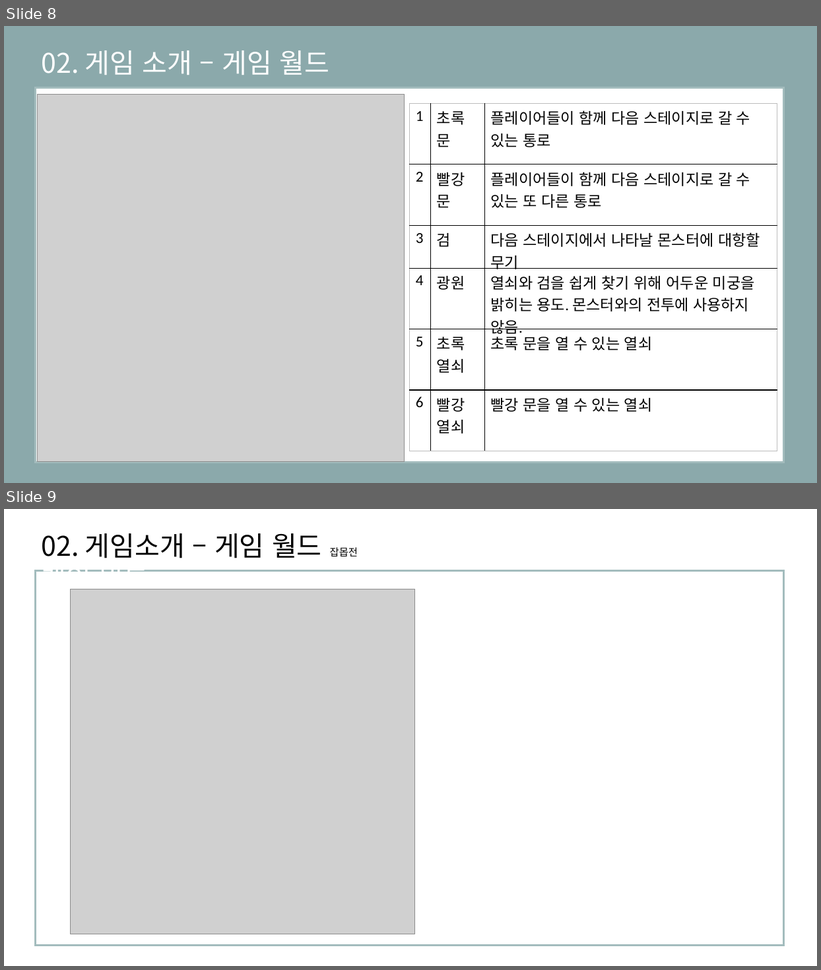
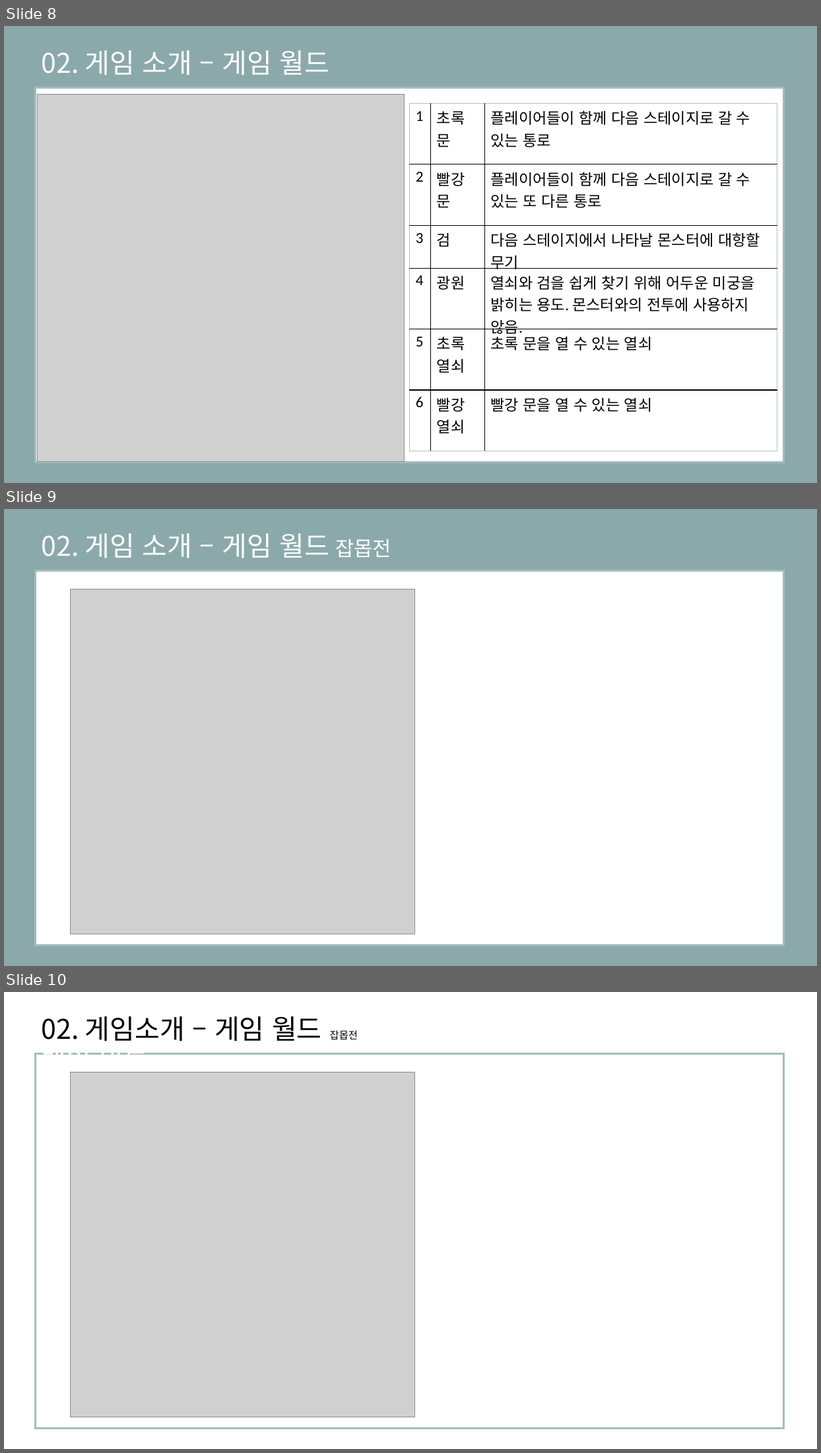
Before and after one commit to eunjiyun/Graduation_Work, a slide deck: Game_Design/2019184003 김 선아 장르 제안서.pptx. Shown one above the other, each under a label of ours: slides 8 and 9 before the commit, slides 8, 9 and 10 after it. The pictures are 821x970 and 821x1453 pixels, drawn with LibreOffice and Linux fonts; fonts in the diff are those of the drawing; grey boxes stand for pictures. Boxes give left, top, right and bottom in pixels: in the first picture for what was removed or moved away, otherwise in the second. Text is boxed around its words. In the diff, an @@ line names an element or a change of style, - is before the commit and + after.

```diff
--- a/Game_Design/2019184003 김 선아 장르 제안서.pptx
+++ b/Game_Design/2019184003 김 선아 장르 제안서.pptx
@@ slide 9 added at [4, 509, 817, 966], background #8BA9AB @@
@@ text added at [42, 533, 391, 558], 32 pt, text #FFFFFF @@
+02. 게임 소개 – 게임 월드 잡몹전
@@ rectangle added at [35, 570, 784, 945], fill #FFFFFF, outline #A3BCBD 2.25 pt @@
@@ picture added at [70, 589, 415, 934] @@
@@ what was slide 9 is now slide 10 @@
```
Also in this commit, not shown: 3 slides changed, 1 other slide added, 1 slide removed.
